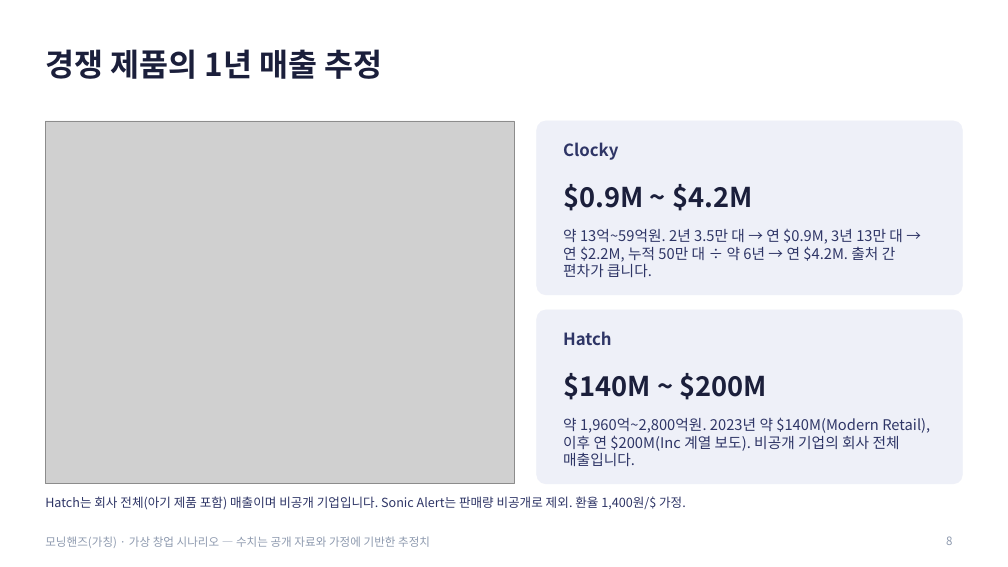
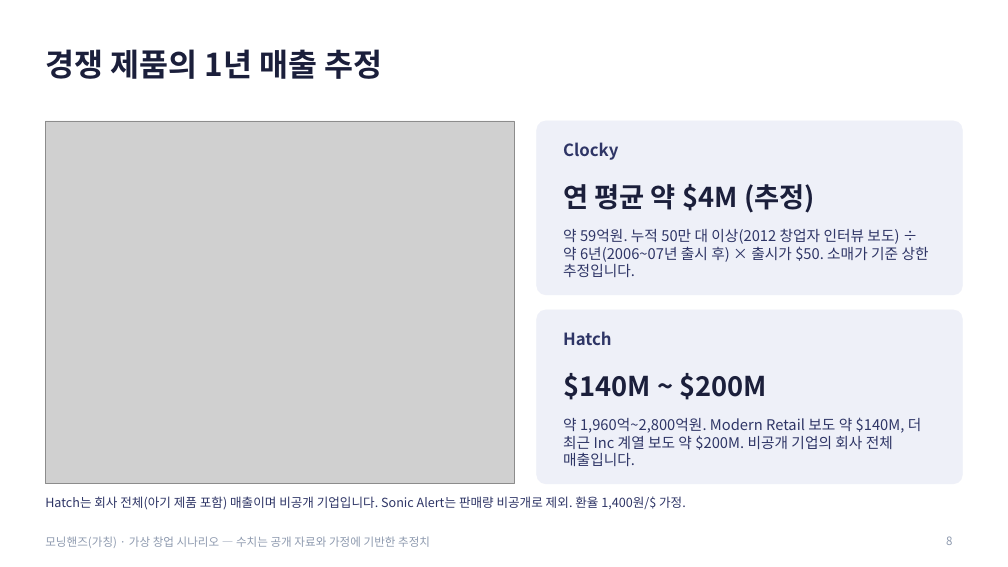
Before and after one commit to g975682-source/-, a slide deck: slide 8 of MorningHands_Business_Analysis.pptx. Drawn at 1008x567 pixels with LibreOffice and Linux fonts; fonts in the diff are those of the drawing; grey boxes stand for pictures. Boxes give left, top, right and bottom in pixels: in the first picture for what was removed or moved away, otherwise in the second. Text is boxed around its words. In the diff, an @@ line names an element or a change of style, - is before the commit and + after.

```diff
--- a/MorningHands_Business_Analysis.pptx
+++ b/MorningHands_Business_Analysis.pptx
@@ text at (x1=563, y1=184, x2=815, y2=213): text changed @@
-$0.9M ~ $4.2M
+연 평균 약 $4M (추정)
@@ text at (x1=563, y1=229, x2=929, y2=277): text changed @@
-약 13억~59억원. 2년 3.5만 대 → 연 $0.9M, 3년 13만 대 → 연 $2.2M, 누적 50만 대 ÷ 약 6년 → 연 $4.2M. 출처 간 편차가 큽니다.
+약 59억원. 누적 50만 대 이상(2012 창업자 인터뷰 보도) ÷ 약 6년(2006~07년 출시 후) × 출시가 $50. 소매가 기준 상한 추정입니다.
@@ text at (x1=563, y1=417, x2=922, y2=466): text changed @@
-약 1,960억~2,800억원. 2023년 약 $140M(Modern Retail), 이후 연 $200M(Inc 계열 보도). 비공개 기업의 회사 전체 매출입니다.
+약 1,960억~2,800억원. Modern Retail 보도 약 $140M, 더 최근 Inc 계열 보도 약 $200M. 비공개 기업의 회사 전체 매출입니다.
```
Also in this commit, not shown: 12 other slides changed.
